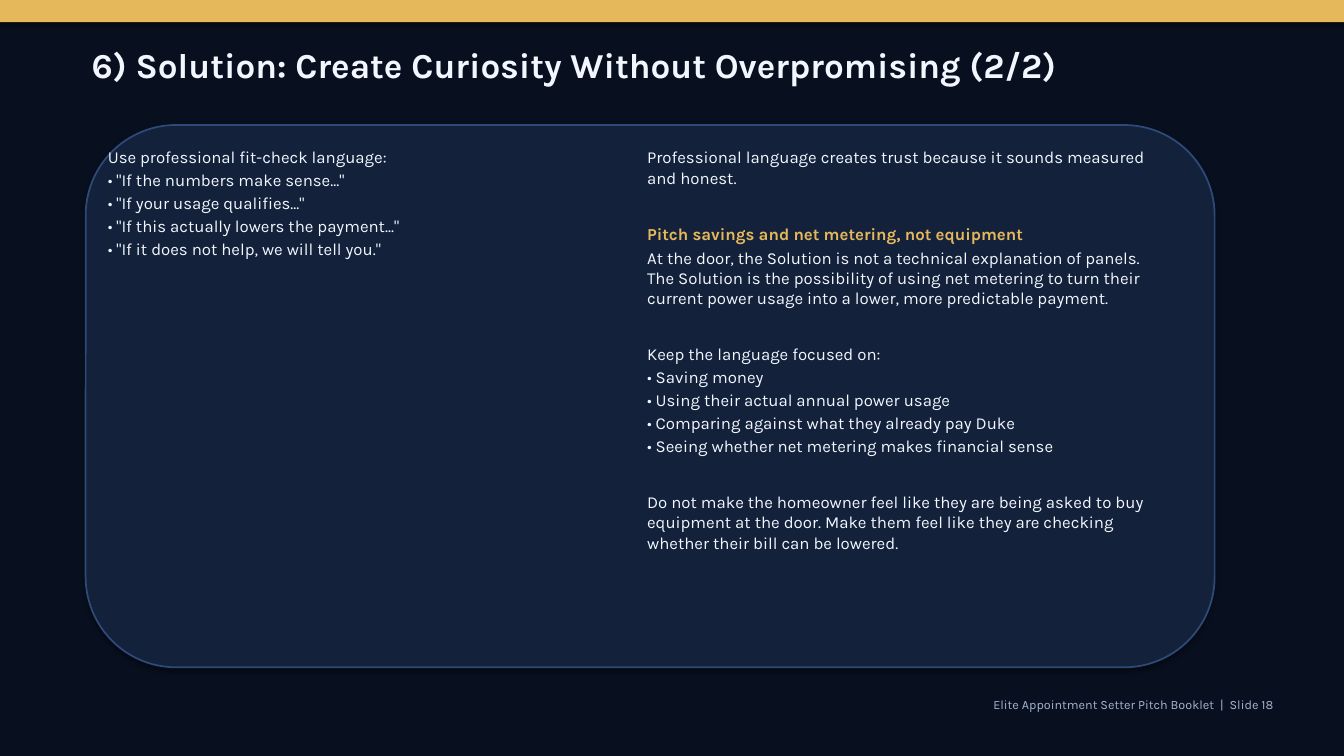
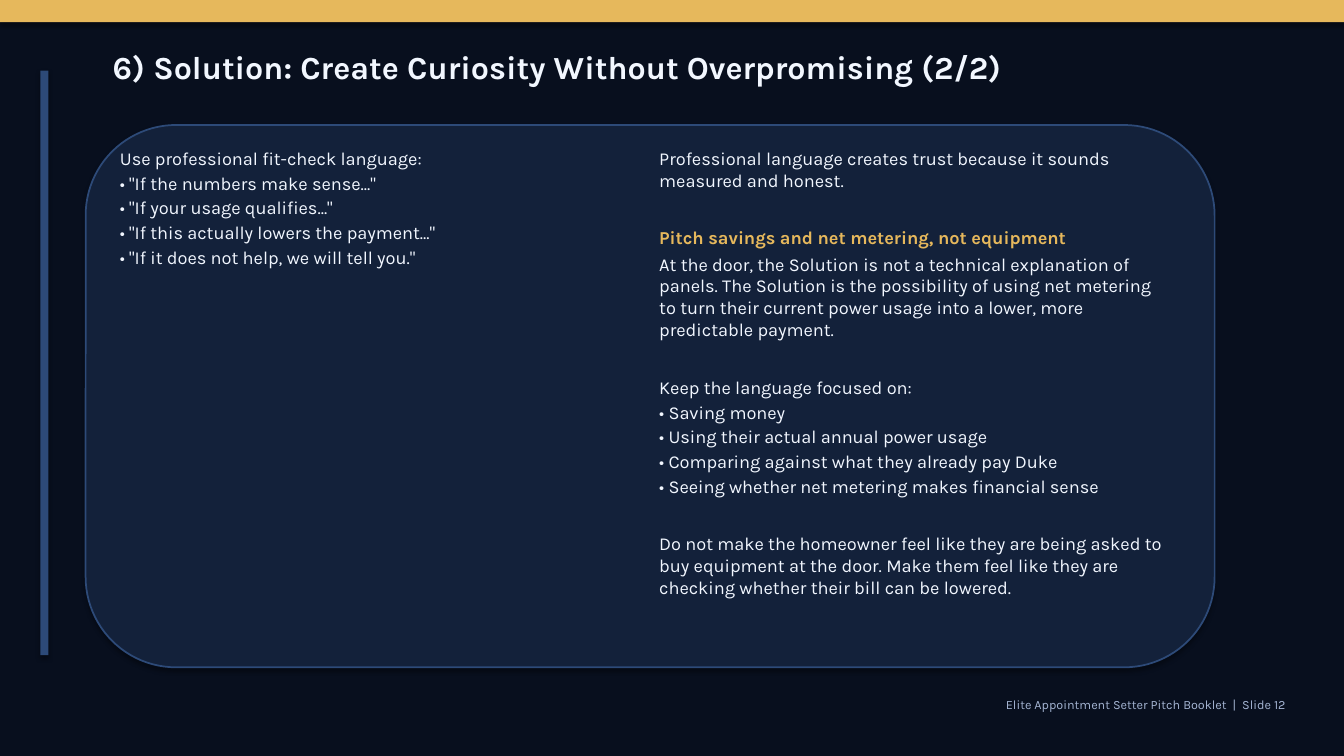
Before and after one commit to rvargas112902-ship-it/Solar-project, a slide deck: slide 12 of deliverables/APPOINTMENT_SETTER_HANDBOOK_ELITE_DECK.pptx (slide 18 before the commit). Drawn at 1344x756 pixels with LibreOffice and Linux fonts; fonts in the diff are those of the drawing. Boxes give left, top, right and bottom in pixels: in the first picture for what was removed or moved away, otherwise in the second. Text is boxed around its words. In the diff, an @@ line names an element or a change of style, - is before the commit and + after.

```diff
--- a/deliverables/APPOINTMENT_SETTER_HANDBOOK_ELITE_DECK.pptx
+++ b/deliverables/APPOINTMENT_SETTER_HANDBOOK_ELITE_DECK.pptx
@@ text "6) Solution: Create Curiosity Without ...": place and size @@
-text "6) Solution: Create Curiosity Without ..." at (92,52,1056,87)
+text "6) Solution: Create Curiosity Without ..." at (113,55,1001,87)
@@ text "6) Solution: Create Curiosity Without ..." at (113,55,1001,87): size 25 to 23 pt @@
@@ rectangle added at (40,71,48,655), fill #2D4A78 @@
@@ text "Use professional fit-check language:" at (120,152,435,269): size 12 to 13 pt @@
@@ text "Use professional fit-check language:": place and size @@
-text "Use professional fit-check language:" at (108,149,399,259)
+text "Use professional fit-check language:" at (120,152,435,269)
@@ text "Professional language creates trust because ...": place and size @@
-text "Professional language creates trust because ..." at (647,151,1144,549)
+text "Professional language creates trust because ..." at (659,152,1162,599)
@@ text "Professional language creates trust because ..." at (659,152,1162,599): size 12 to 13 pt @@
@@ text at (1006,700,1285,712): text changed @@
-Elite Appointment Setter Pitch Booklet | Slide 18
+Elite Appointment Setter Pitch Booklet | Slide 12
```
Also in this commit, not shown: 75 other slides changed, 6 slides removed, 2 other files.
